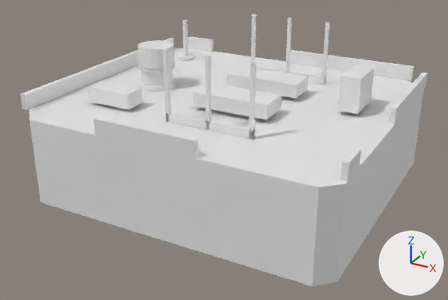
One commit to the OBJ model cloudbreak-array-r4/assets/tower-h-1-col.obj: the scene before it, then after it.
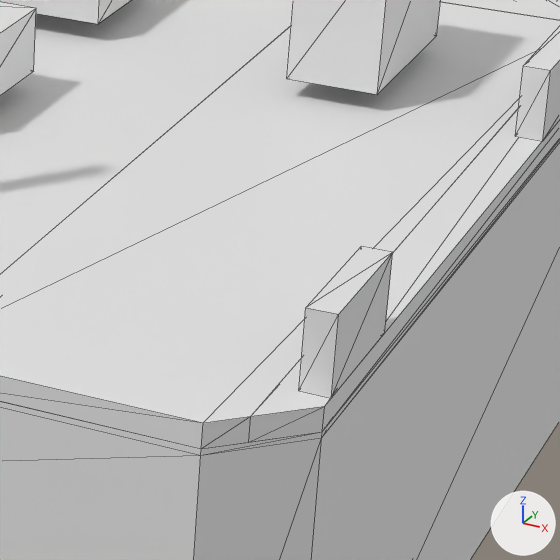
The first picture shows the older version from a camera (50 mm lens) standing at (9.65, -18.3, 7.04) and looking at (-0.02, -0.72, -1.75). The close-ups show the older and then the newer version on the part from 61% to 89% of the width and 31% to 73% of the height of that picture. Only the edits that show in the close-ups are written down. Lighting does not change. The marker at lower right points along +X, +Y and +Z. The close-ups show mesh edges as thin lines. Where no turn or scale is listed for an object, it has been applied to the vertices.

The first close-up shows 'Part000', 'Part001', 'Part002', 'Part003', 'Part004', 'Part006', 'Part011', 'Part012', 'Part021', 'Part022', 'Part029'.
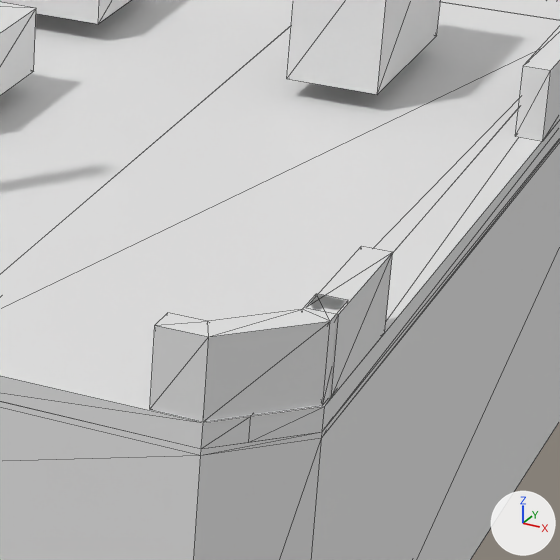
Where the change shows, as pixel boxes [x1, y1, x2, y2] in the close-ups (560 x 560 px):
'Part038', added
    after: [203, 309, 330, 422]
'Part037', added
    after: [150, 313, 209, 422]
'Part039', added
    after: [303, 294, 348, 404]

The change, as a list of edits to the scene's bpy script:
```text
Add me_part039:
    me_part039.from_pydata([(5.587, -4.572, 0.0), (5.587, -4.258, 0.0), (5.399, -4.258, 0.0), (5.399, -4.494, 0.0), (5.587, -4.572, 0.52), (5.587, -4.258, 0.52), (5.399, -4.258, 0.52), (5.399, -4.494, 0.52)], [], [(2, 1, 0), (5, 6, 4), (3, 2, 0), (6, 7, 4), (5, 4, 0), (1, 5, 0), (6, 5, 1), (2, 6, 1), (7, 6, 2), (3, 7, 2), (4, 7, 3), (0, 4, 3)])
Add me_part038:
    me_part038.from_pydata([(5.072, -5.087, 0.0), (5.587, -4.572, 0.0), (5.399, -4.494, 0.0), (4.994, -4.899, 0.0), (5.072, -5.087, 0.52), (5.587, -4.572, 0.52), (5.399, -4.494, 0.52), (4.994, -4.899, 0.52)], [], [(2, 1, 0), (5, 6, 4), (3, 2, 0), (6, 7, 4), (5, 4, 0), (1, 5, 0), (6, 5, 1), (2, 6, 1), (7, 6, 2), (3, 7, 2), (4, 7, 3), (0, 4, 3)])
Add me_part037:
    me_part037.from_pydata([(4.758, -5.087, 0.0), (5.072, -5.087, 0.0), (4.994, -4.899, 0.0), (4.758, -4.899, 0.0), (4.758, -5.087, 0.52), (5.072, -5.087, 0.52), (4.994, -4.899, 0.52), (4.758, -4.899, 0.52)], [], [(2, 1, 0), (5, 6, 4), (3, 2, 0), (6, 7, 4), (5, 4, 0), (1, 5, 0), (6, 5, 1), (2, 6, 1), (7, 6, 2), (3, 7, 2), (4, 7, 3), (0, 4, 3)])
Add ob_part039:
    ob_part039 = bpy.data.objects.new('Part039', me_part039)
    ob_part039.location = (0.0, 0.0, 0.0)
Add ob_part038:
    ob_part038 = bpy.data.objects.new('Part038', me_part038)
    ob_part038.location = (0.0, 0.0, 0.0)
Add ob_part037:
    ob_part037 = bpy.data.objects.new('Part037', me_part037)
    ob_part037.location = (0.0, 0.0, 0.0)
```
